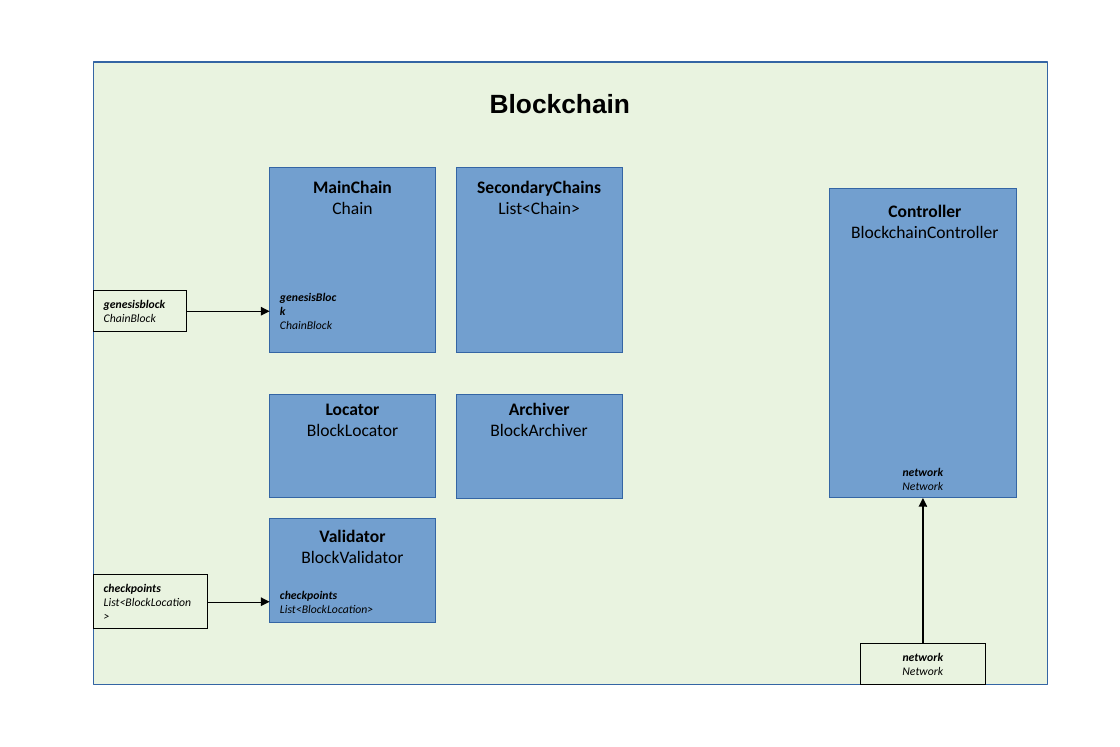
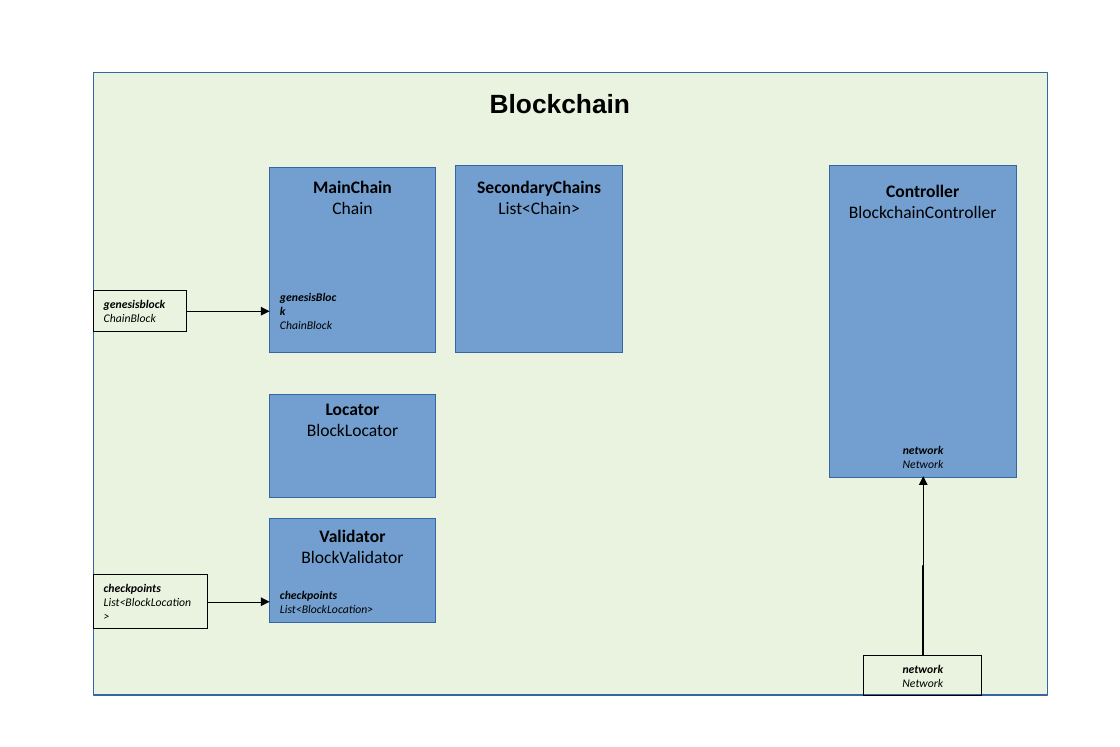
Before and after one commit to BusinessChain/BToken, a slide deck: slide 1 of Doc/Blockchain.odp. Drawn at 1120x747 pixels with LibreOffice and Linux fonts; fonts in the diff are those of the drawing. Boxes give left, top, right and bottom in pixels: in the first picture for what was removed or moved away, otherwise in the second. Text is boxed around its words. In the diff, an @@ line names an element or a change of style, - is before the commit and + after.

Commit message:
Inject Archiver as an interface into blockchain

```diff
--- a/Doc/Blockchain.odp
+++ b/Doc/Blockchain.odp
@@ rectangle: place and size @@
-rectangle at [94,62,1048,685]
+rectangle at [94,73,1048,695]
@@ text "Controller": place and size @@
-text "Controller" at [851,204,998,238]
+text "Controller" at [849,184,996,218]
@@ rectangle: place and size @@
-rectangle at [829,189,1016,498]
+rectangle at [829,165,1017,476]
@@ rectangle removed at [456,394,622,497] @@
@@ text removed at [490,402,587,436] @@
-Archiver
-BlockArchiver
@@ text "network": place and size @@
-text "network" at [902,467,944,490]
+text "network" at [903,445,944,468]
@@ elbow arrow moved from (923, 643) - (923, 497) to (923, 655) - (923, 476) @@
@@ rectangle "network": place and size @@
-rectangle "network" at [861,643,985,684]
+rectangle "network" at [864,655,982,694]
```
Also in this commit, not shown: 10 other files.
